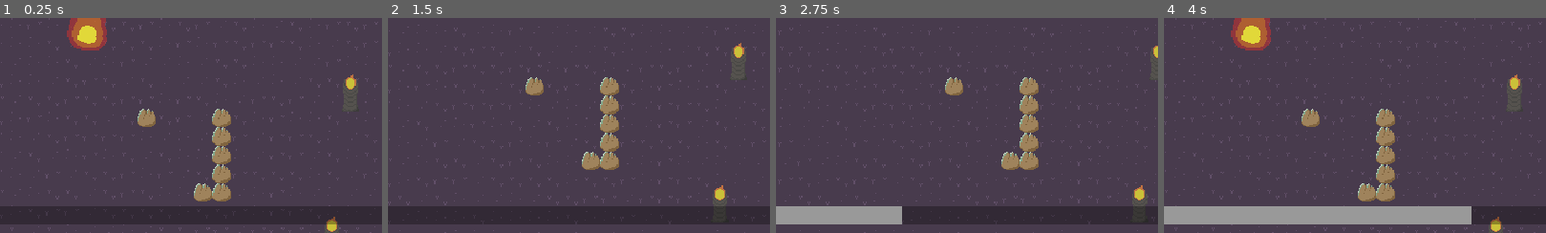
Above: before the commit, frames 1-4 (left to right).
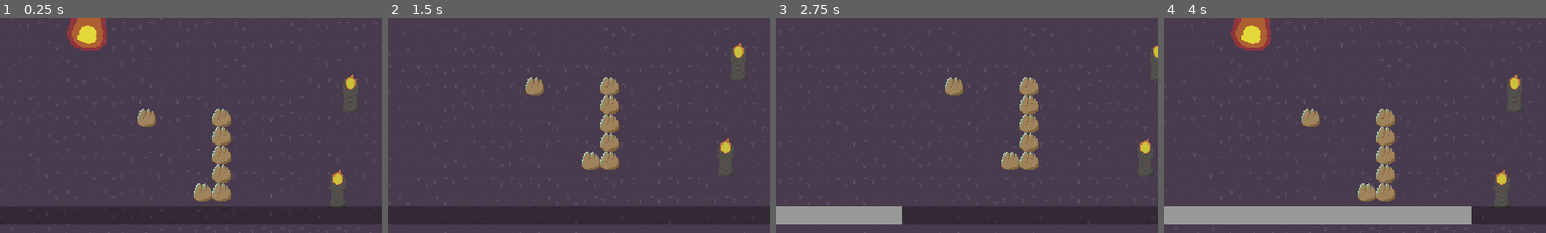
Above: after the commit, the same moments.

Repository: sushitoad/tower-defense-prototype
Game: Godot game, scene res://scenes/test_scene.tscn
Two runs of this game, one before a commit and one after it. Both use one fixed random seed, a clock stepped at 60 frames per second and the inputs below.
Inputs (mouse positions are % of the whole screen's width and height, from its top left):
- Up to frame 1 (0.25 s): no input
- Up to frame 2 (1.5 s): move the mouse to (72, 45) at 0.52 s; click (72, 45) at 0.6 s; move the mouse to (30, 55) at 1.27 s; tap S (CameraDown) at 1.35 s
- Up to frame 3 (2.75 s): click (30, 55) at 1.55 s; move the mouse to (60, 28) at 2.02 s; tap A (CameraLeft) at 2.1 s; click (60, 28) at 2.3 s
- Up to frame 4 (4 s): move the mouse to (45, 70) at 2.77 s; tap D (CameraRight) at 2.85 s; click (45, 70) at 3.05 s; move the mouse to (80, 65) at 3.52 s; tap W (CameraUp) at 3.6 s; click (80, 65) at 3.8 s
The pictures show only the part of the screen within x 38-88%, y 50-100%; the shares and areas given below are measured in that part.

The runs differ from the first frame. In frame 1, 0.3% of the frame differs, in the area x 85-90%, y 70-100%; in frame 2, 0.3%, in the area x 85-90%, y 56-87%; in frame 3, 0.3%; in frame 4, 0.3%.

Commit message:
working on lines more

Diff:
--- a/scenes/test_scene.tscn
+++ b/scenes/test_scene.tscn
@@ -108,7 +108,4 @@
 position = Vector2(823, 595)
 
 [node name="PrismBeacon2" parent="." instance=ExtResource("11_6qxox")]
-position = Vector2(807, 717)
-
-[node name="Line2D" type="Line2D" parent="."]
-points = PackedVector2Array(0, 0, 80, 12)
+position = Vector2(812, 677)
--- a/scripts/beacon.gd
+++ b/scripts/beacon.gd
@@ -3,6 +3,7 @@
 #enum BeaconType { BASIC, CHARGE, HEARTFIRE, LIGHTBURN }
 signal on_destroyed
 signal on_awoke
+signal on_placed
 
 @export var maxHealth: int = 100
 @export var allure: float = 10
@@ -40,6 +41,10 @@
 			tooCloseToOthers = false
 			$Sprite2D.modulate = Color(1, 1, 1, 1)
 
+func EmitOnPlaced():
+	if isBeingPlaced:
+		on_placed.emit()
+
 func TakeDamage(damage: int):
 	currentHealth -= damage
 	if currentHealth <= 0:
--- a/scripts/beacon_manager.gd
+++ b/scripts/beacon_manager.gd
@@ -49,10 +49,11 @@
 	newBeacon.find_child("RangeSprite2D").visible = true
 
 func PlaceSpawnedBeacon():
-	newBeacon.isBeingPlaced = false
 	beaconPlaced.emit()
+	newBeacon.on_placed.emit()
 	newBeacon.WakeThisBeacon()
 	newBeacon.get_node("CollisionShape2D").disabled = false
 	newBeacon.find_child("RangeSprite2D").visible = false
+	newBeacon.isBeingPlaced = false
 	newBeacon = null
 	placingBeacon = false
--- a/scripts/prism_beacon.gd
+++ b/scripts/prism_beacon.gd
@@ -23,6 +23,8 @@
 	nearbyBeaconDistance = $PrismBuddiesArea2D/NearbyBeaconRange2D.shape.radius
 	beacon = get_parent()
 	prismBuddies.resize(2)
+	beacon.on_placed.connect(SetPrismBuddies)
+	FindNewPrismBuddies()
 
 func _process(delta: float) -> void:
 	if !beacon.isDestroyed and !beacon.isBeingPlaced:
@@ -43,7 +45,7 @@
 		if !$AttackTimer.is_stopped():
 			$AttackTimer.stop()
 	if beacon.isBeingPlaced:
-		UpdatePrismBuddies()
+		FindNewPrismBuddies()
 
 func _on_body_exited(body: Node2D) -> void:
 	if body.is_in_group("enemy"):
@@ -70,7 +72,7 @@
 func ForgetThisEnemy(enemy: Node2D):
 	enemiesInRange.remove_at(enemiesInRange.find(enemy))
 
-func UpdatePrismBuddies():
+func FindNewPrismBuddies():
 	var buddyOne: StaticBody2D
 	var buddyTwo: StaticBody2D
 	var closestPosition: Vector2 = Vector2(100000, 100000)
@@ -92,6 +94,9 @@
 	prismBuddies[0] = buddyOne
 	prismBuddies[1] = buddyTwo
 	print(prismBuddies)
+	DrawLinesToBuddies()
+
+func DrawLinesToBuddies():
 	var count: int = 0
 	for buddy in prismBuddies:
 		var line: Line2D = buddyLines[count]
@@ -109,13 +114,29 @@
 #if there is, they would want to look at the other buddy and see if they're in range
 #if they're in range of both, draw a line to each, otherwise no line at all
 
+func UpdatePrismBuddiesTo(one: StaticBody2D, two: StaticBody2D):
+	prismBuddies[0] = one
+	prismBuddies[1] = two
+
+func SetPrismBuddies():
+	if prismBuddies[0] != null:
+		var buddyOne: Area2D = prismBuddies[0].find_child("Area2D")
+		buddyOne.UpdatePrismBuddiesTo(beacon, prismBuddies[1])
+		buddyOne.DrawLinesToBuddies()
+	if prismBuddies[1] != null:
+		var buddyTwo: Area2D = prismBuddies[1].find_child("Area2D")
+		buddyTwo.UpdatePrismBuddiesTo(beacon, prismBuddies[0])
+		buddyTwo.DrawLinesToBuddies()
+	print(prismBuddies)
+
 #case: if there are two potential buddies that don't connect to each other
 #this needs to see that they don't have buddies, and draw a line to the nearest one
 #so in a sense this is only ever drawing one line unless the beacon it draws to has a buddy
 
 func _on_prism_buddies_area_2d_body_entered(body: Node2D) -> void:
 	if body.is_in_group("beacon") and body.beaconType == GlobalEnums.BeaconType.PRISM:
-		potentialPrismBuddies.append(body)
+		#if body.find_child("Area2D").prismBuddies[1] == null:
+			potentialPrismBuddies.append(body)
 
 func _on_prism_buddies_area_2d_body_exited(body: Node2D) -> void:
 	if body.is_in_group("beacon"):
